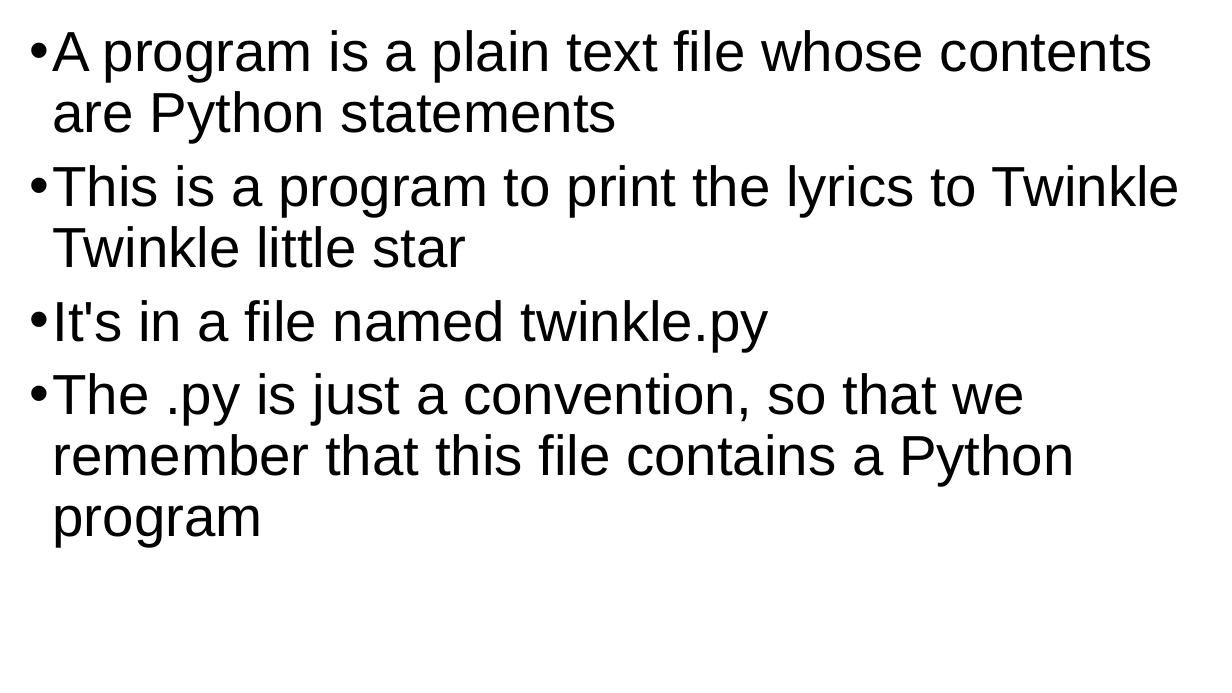
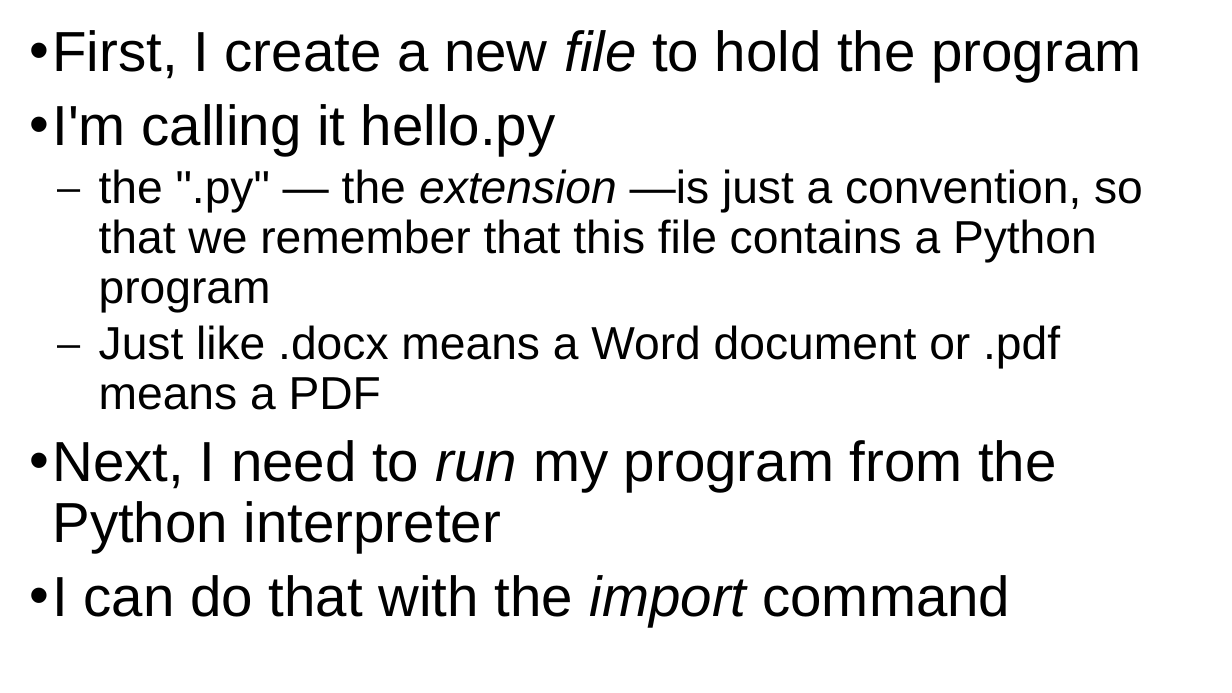
Before and after one commit to grimmelm/ctech404, a slide deck: slide 22 of ctech401/module_1/CTECH401 Module 1 - Hello World and Storing Data.pptx (slide 21 before the commit). Drawn at 1232x693 pixels with LibreOffice and Linux fonts; fonts in the diff are those of the drawing. Boxes give left, top, right and bottom in pixels: in the first picture for what was removed or moved away, otherwise in the second. Text is boxed around its words. In the diff, an @@ line names an element or a change of style, - is before the commit and + after.

```diff
--- a/ctech401/module_1/CTECH401 Module 1 - Hello World and Storing Data.pptx
+++ b/ctech401/module_1/CTECH401 Module 1 - Hello World and Storing Data.pptx
@@ text at (52,30,1143,626): text changed; size 44 to 36 pt @@
-• A program is a plain text file whose contents are Python statements
-• This is a program to print the lyrics to Twinkle Twinkle little star
-• It's in a file named twinkle.py
-• The .py is just a convention, so that we remember that this file contains a Python program
+• First, I create a new file to hold the program
+• I'm calling it hello.py
+  ⎯ the ".py" — the extension —is just a convention, so that we remember that this file contains a Python program
+  ⎯ Just like .docx means a Word document or .pdf means a PDF
+• Next, I need to run my program from the Python interpreter
+• I can do that with the import command
```
Also in this commit, not shown: 9 other slides changed, 8 slides added, 2 slides removed, 2 other files.
